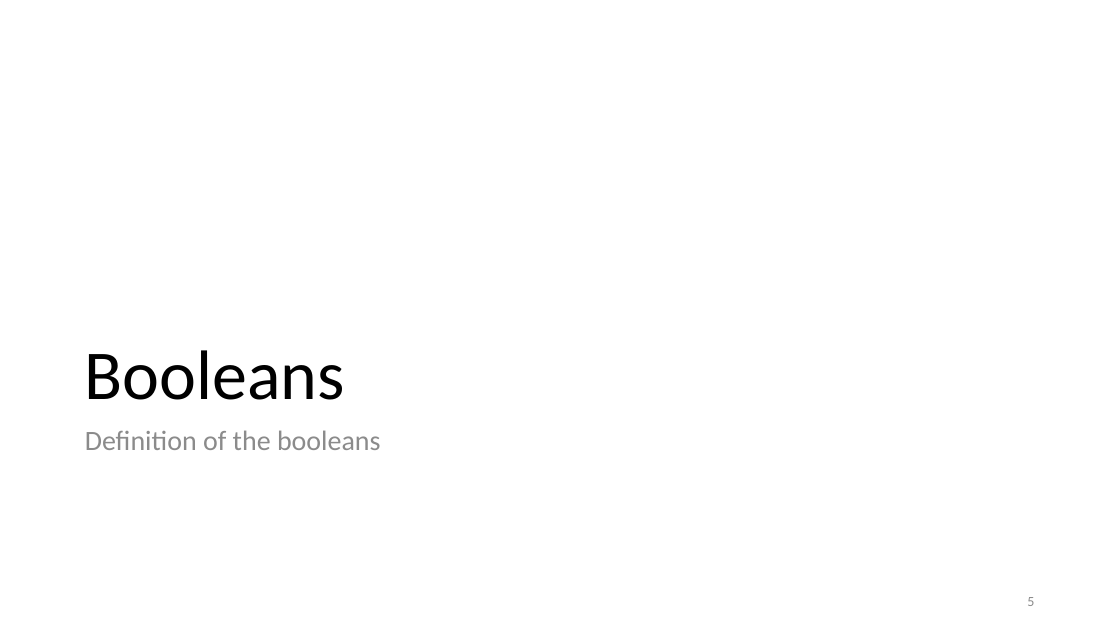
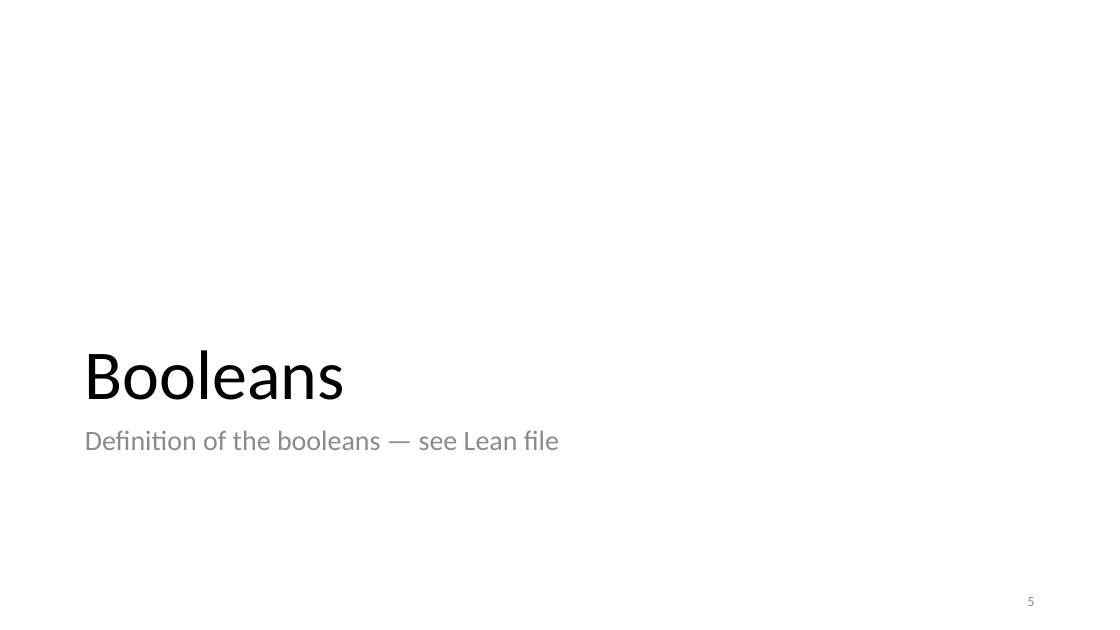
Before and after one commit to tcmch/cs-dm-lean, a slide deck: slide 5 of src/14.Inductive_Definitions/Recursion.pptx. Drawn at 1120x630 pixels with LibreOffice and Linux fonts; fonts in the diff are those of the drawing. Boxes give left, top, right and bottom in pixels: in the first picture for what was removed or moved away, otherwise in the second. Text is boxed around its words. In the diff, an @@ line names an element or a change of style, - is before the commit and + after.

```diff
--- a/src/14.Inductive_Definitions/Recursion.pptx
+++ b/src/14.Inductive_Definitions/Recursion.pptx
@@ text at [85,430,559,450]: text changed @@
-Definition of the booleans
+Definition of the booleans — see Lean file
```
Also in this commit, not shown: 2 other slides changed, 9 slides added.
